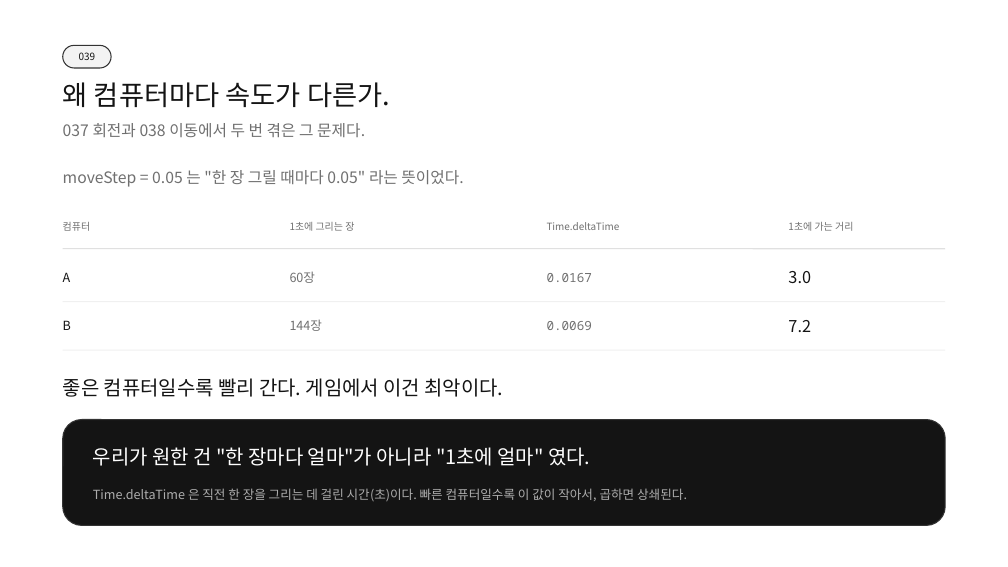
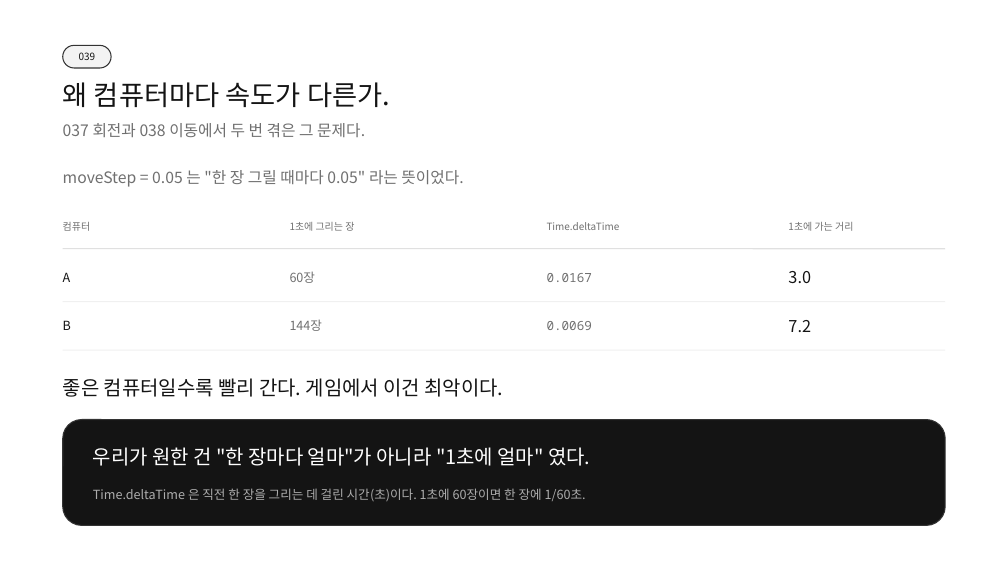
Before and after one commit to SBS-GameAcademy-Saturday/WaveBreaker, a slide deck: slide 8 of docs/04_배포자료/슬라이드/8주차-코드로움직이기.pptx. Drawn at 1008x567 pixels with LibreOffice and Linux fonts; fonts in the diff are those of the drawing. Boxes give left, top, right and bottom in pixels: in the first picture for what was removed or moved away, otherwise in the second. Text is boxed around its words. In the diff, an @@ line names an element or a change of style, - is before the commit and + after.

```diff
--- a/docs/04_배포자료/슬라이드/8주차-코드로움직이기.pptx
+++ b/docs/04_배포자료/슬라이드/8주차-코드로움직이기.pptx
@@ text at (93, 488, 586, 501): text changed @@
-Time.deltaTime 은 직전 한 장을 그리는 데 걸린 시간(초)이다. 빠른 컴퓨터일수록 이 값이 작아서, 곱하면 상쇄된다.
+Time.deltaTime 은 직전 한 장을 그리는 데 걸린 시간(초)이다. 1초에 60장이면 한 장에 1/60초.
```
Also in this commit, not shown: 1 slide added, 3 other files.
